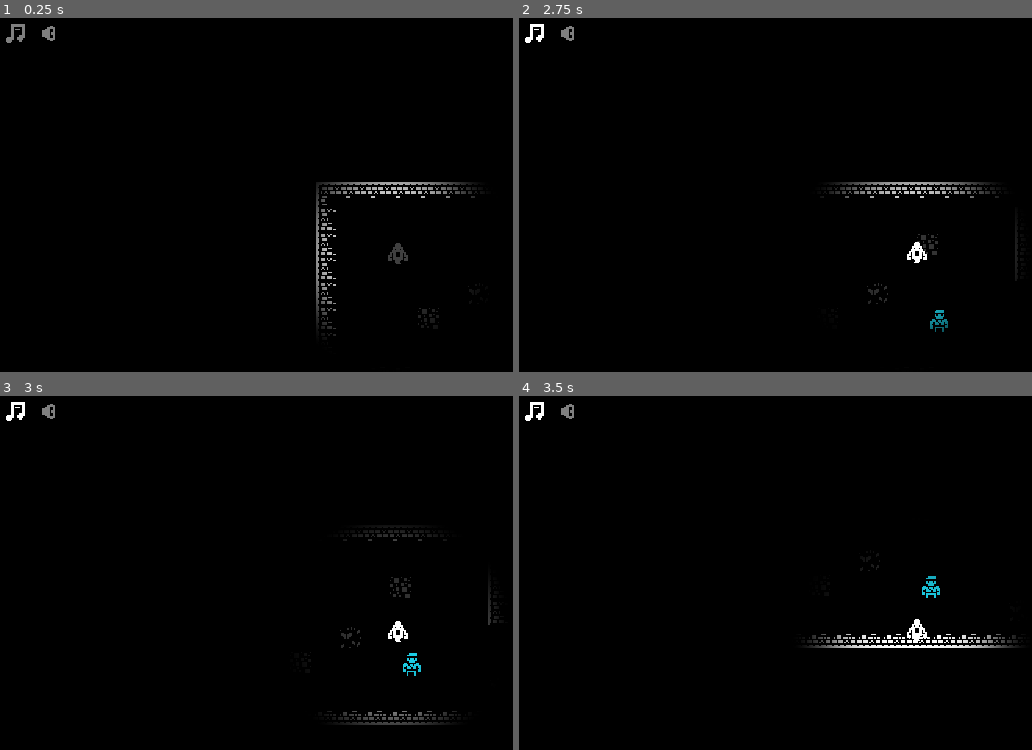
Above: before the commit, frames 1-4 (two rows, left to right).
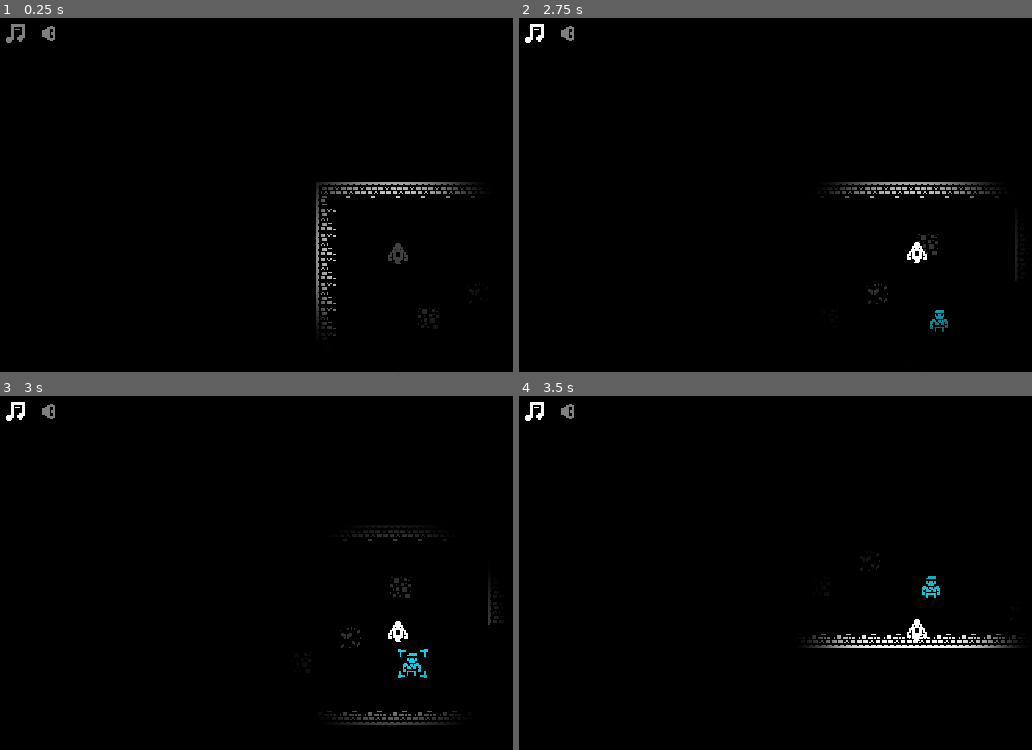
Above: after the commit, the same moments.

Repository: skarnl/miziziz-game-jam-2020
Game: Godot game, scene res://game/game.tscn
Two runs of this game, one before a commit and one after it. Both use one fixed random seed, a clock stepped at 60 frames per second and the inputs below. Sound files missing from this copy of the repository are replaced by a short silence.
Inputs (mouse positions are in pixels of both pictures, inside the frame that each line leads up to):
- Up to frame 1 (0.25 s): no input
- Up to frame 2 (2.75 s): click (575, 35) at 0.5 s; click (534, 35) at 1.25 s; tap Enter at 2 s; hold Right (ui_right) from 2.03 s (still down); hold Space (attack) from 2.03 s (still down)
- Up to frame 3 (3 s): release Right (ui_right) at 2.78 s; release Space (attack) at 2.78 s; hold Down (ui_down) from 2.78 s (still down); tap E (possess) at 2.85 s
- Up to frame 4 (3.5 s): keep holding Down (ui_down)

Frames 1-2 are identical in both runs. In frame 3, less than 0.1% of the frame differs, in the area x 77-84%, y 71-80%; in frame 4, nothing differs.

Commit message:
Fix position of hint and increased interaction radius

Diff:
--- a/entities/enemies/human/human.tscn
+++ b/entities/enemies/human/human.tscn
@@ -56,7 +56,7 @@
 }
 
 [sub_resource type="CircleShape2D" id=5]
-radius = 19.0
+radius = 27.0185
 
 [node name="Human" type="RigidBody2D" groups=[
 "enemies",
@@ -87,6 +87,7 @@
 collision_mask = 4
 
 [node name="CollisionShape2D" type="CollisionShape2D" parent="PlayerInteractionArea2D"]
+position = Vector2( -1, -2 )
 shape = SubResource( 5 )
 
 [node name="HeadSprite" type="Sprite" parent="."]
@@ -129,7 +130,7 @@
 region_rect = Rect2( 544.851, 34.6967, 15.4074, 16.5926 )
 
 [node name="hint" type="Node2D" parent="."]
-visible = false
+position = Vector2( 2, -3 )
 
 [node name="hintcorner" type="Sprite" parent="hint"]
 position = Vector2( 6, -7 )
